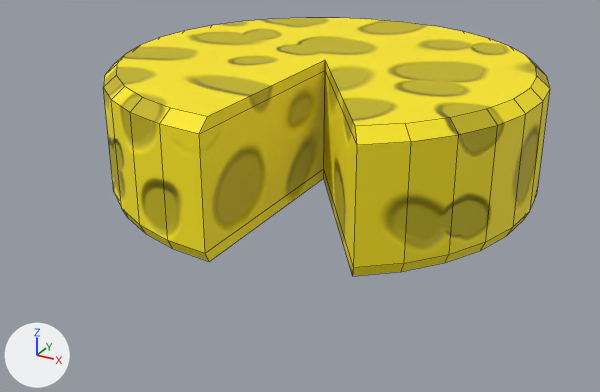
Before and after pictures for a commit that changed the Blender file Models/CheeseWheel.blend.
One viewpoint serves both versions: a camera (50 mm lens) standing at (1.74, -3.42, 1.58) and looking at (-0.05, -0.15, -0.05). The lights are fixed; the arrows at lower left show +X, +Y and +Z. Mesh edges are drawn as thin lines.

Objects in the first picture: 'CheeseWheel'.
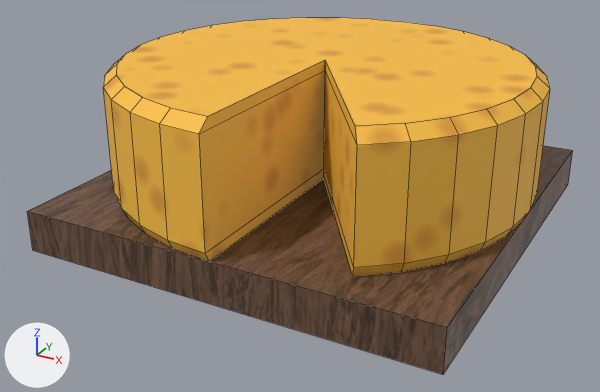
The newer file is also turned or shifted as a whole; pictures and numbers use the older file's frame.

The change, as a list of edits to the scene's bpy script:
```text
Add img_cheese_diffuse_png:
    img_cheese_diffuse_png = load_image('Cheese_Diffuse.png', '../Textures/Cheese_Diffuse.png', 1024, 1024, 'sRGB')
Add img_cheese_metallic_png:
    img_cheese_metallic_png = load_image('Cheese_Metallic.png', '../Textures/Cheese_Metallic.png', 1024, 1024, 'Non-Color')
Add img_cheese_roughness_png:
    img_cheese_roughness_png = load_image('Cheese_Roughness.png', '../Textures/Cheese_Roughness.png', 1024, 1024, 'Non-Color')
Add img_wood_metallic_png:
    img_wood_metallic_png = load_image('Wood_Metallic.png', '../Textures/Wood_Metallic.png', 1024, 1024, 'Non-Color')
Add img_wood_diffuse_png:
    img_wood_diffuse_png = load_image('Wood_Diffuse.png', '../Textures/Wood_Diffuse.png', 1024, 1024, 'sRGB')
Add img_wood_roughness_png:
    img_wood_roughness_png = load_image('Wood_Roughness.png', '../Textures/Wood_Roughness.png', 1024, 1024, 'Non-Color')
Add img_wood_normal_png:
    img_wood_normal_png = load_image('Wood_Normal.png', '../Textures/Wood_Normal.png', 1024, 1024, 'Non-Color')
Add mat_cheesetextured:
    mat_cheesetextured = bpy.data.materials.new('CheeseTextured')
    # uses the picture img_cheese_diffuse_png
    # uses the picture img_cheese_metallic_png
    # uses the picture img_cheese_roughness_png
Add mat_woodtextured:
    mat_woodtextured = bpy.data.materials.new('WoodTextured')
    # uses the picture img_wood_diffuse_png
    # uses the picture img_wood_metallic_png
    # uses the picture img_wood_normal_png
    # uses the picture img_wood_roughness_png
Change me_cheesewheel:
    where me_cheesewheel.from_pydata(...)  # 124 vertices, 95 faces; spans x -1.02..1.02, y -1.02..1.02, z 0.0..0.6
    used by ob_cheesewheel; location = (0.0, 0.0, 0.0)
    remove me_cheesewheel.materials.append(mat_material)
    me_cheesewheel part 1: texture (UV) coordinates of 95 of 95 faces, centred in x -1.01..1.01, y -1.02..1.01, z 0.0..0.6, changed; they spanned u 0.0..0.4, v 0.0..1.0 and now span u 0.04..1.0, v 0.0..1.0
    add me_cheesewheel.materials.append(mat_cheesetextured)
Add me_cube:
    me_cube.from_pydata(...)  # a box spanning x -1.0..1.0, y -1.0..1.0, z -0.1..0.1
    me_cube.materials.append(mat_woodtextured)
Add ob_cube:
    ob_cube = bpy.data.objects.new('Cube', me_cube)
    ob_cube.location = (0.0, 0.0, -0.1)
```

Where the change shows, as pixel boxes (x1, y1, x2, y2) in the pictures (600 x 392 px):
'CheeseWheel', recoloured, surface changed (yellow to orange)
    both: (103, 18, 550, 276)
'Cube', added
    after: (27, 146, 573, 374)
